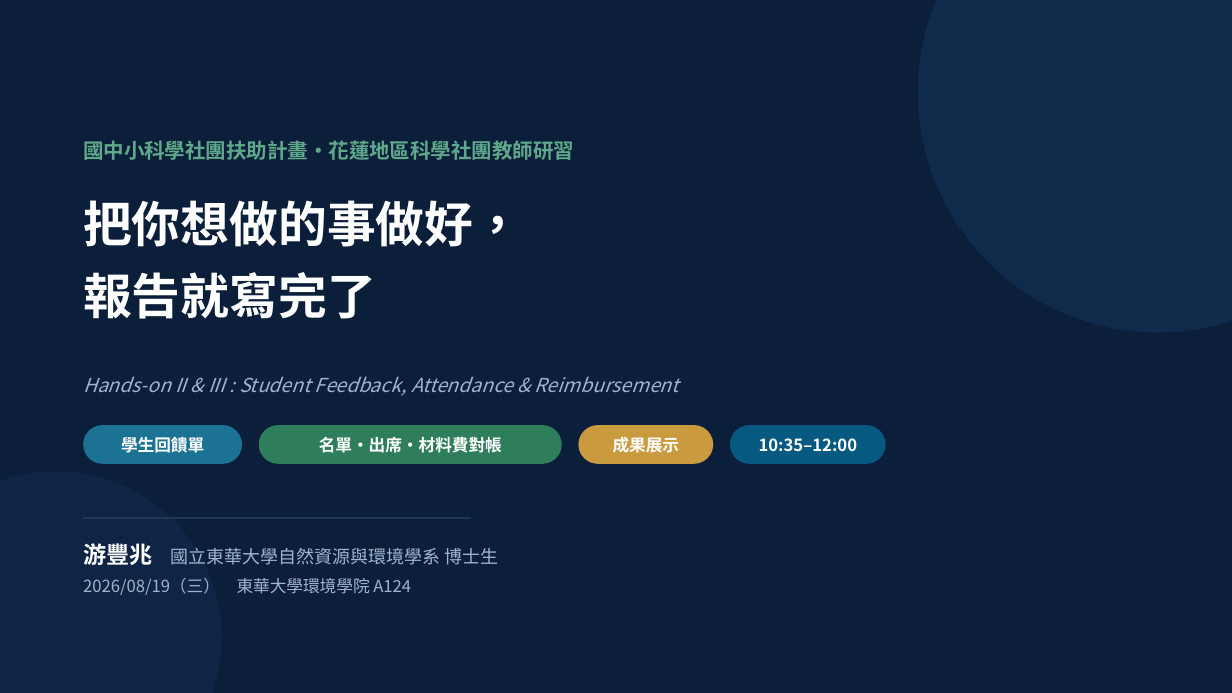
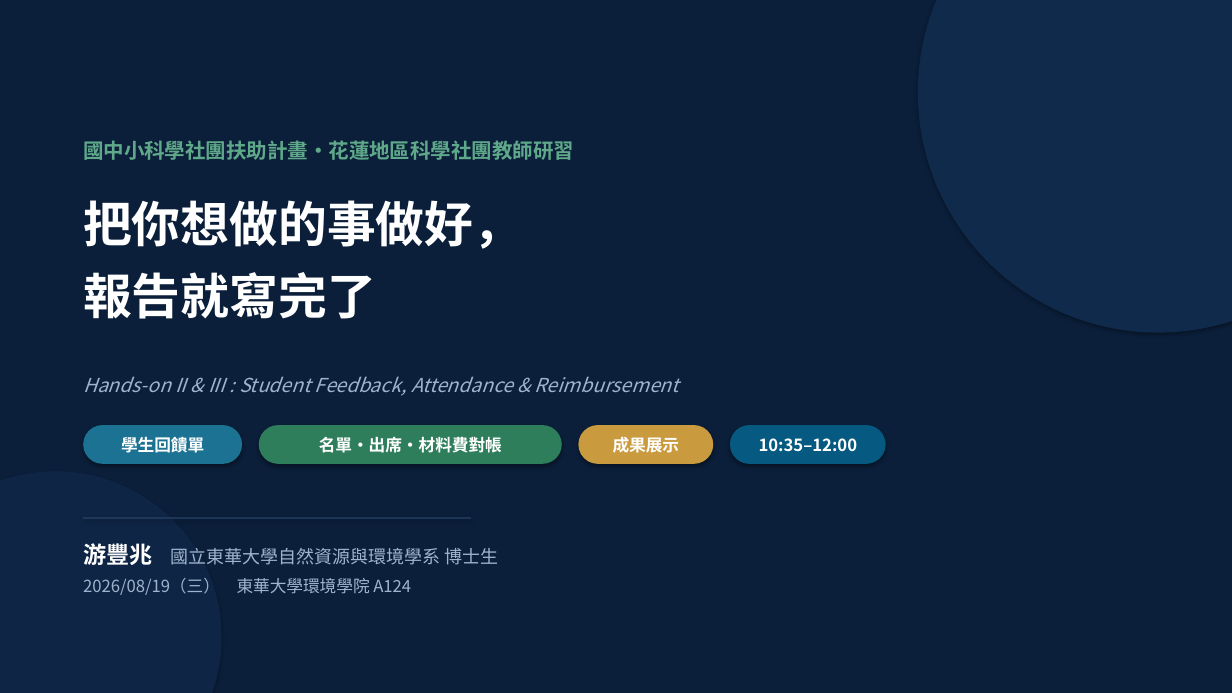
Before and after one commit to cwstedctw/sci-club-toolkit, a slide deck: slide 1 of part2-豐兆/20260819研習主講簡報_回饋單出席核銷_游豐兆.pptx. Drawn at 1232x693 pixels with LibreOffice and Linux fonts; fonts in the diff are those of the drawing. Boxes give left, top, right and bottom in pixels: in the first picture for what was removed or moved away, otherwise in the second. Text is boxed around its words. In the diff, an @@ line names an element or a change of style, - is before the commit and + after.

```diff
--- a/part2-豐兆/20260819研習主講簡報_回饋單出席核銷_游豐兆.pptx
+++ b/part2-豐兆/20260819研習主講簡報_回饋單出席核銷_游豐兆.pptx
@@ shadow on in 6 elements at (83, 425, 242, 464), (259, 425, 562, 464), (579, 425, 714, 464), (730, 425, 886, 464), (0, 0, 1232, 693), (918, 0, 1232, 333) @@
```
Also in this commit, not shown: 14 other slides changed, 33 other files.
